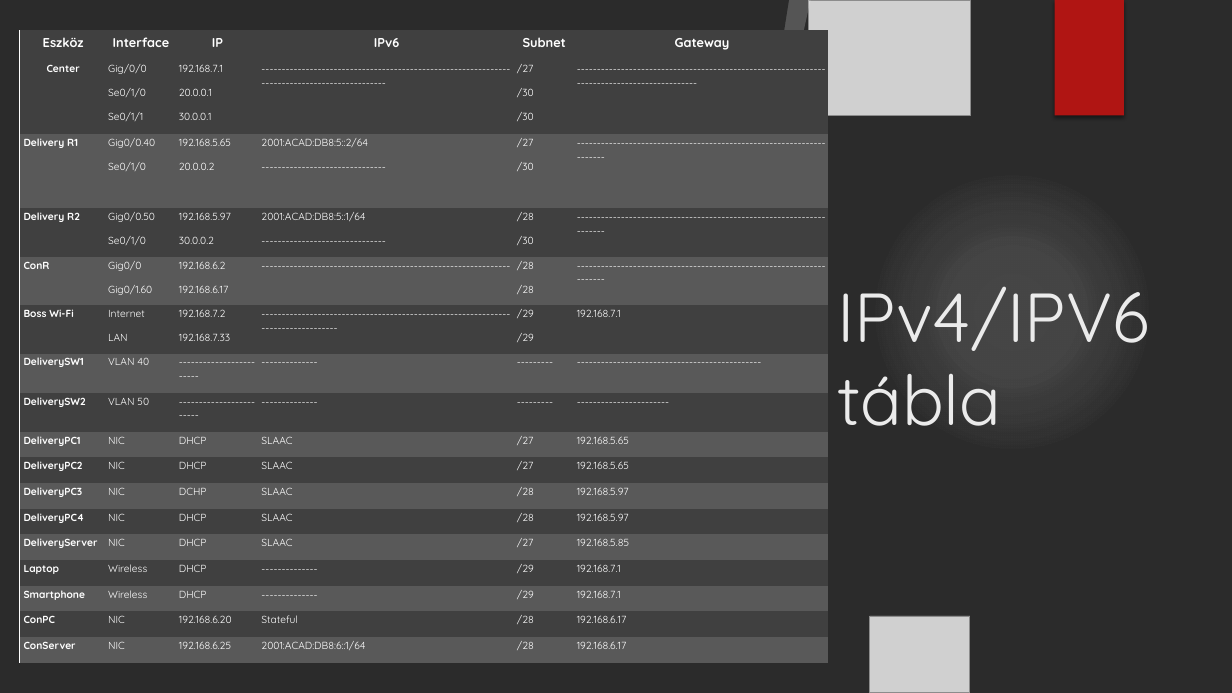
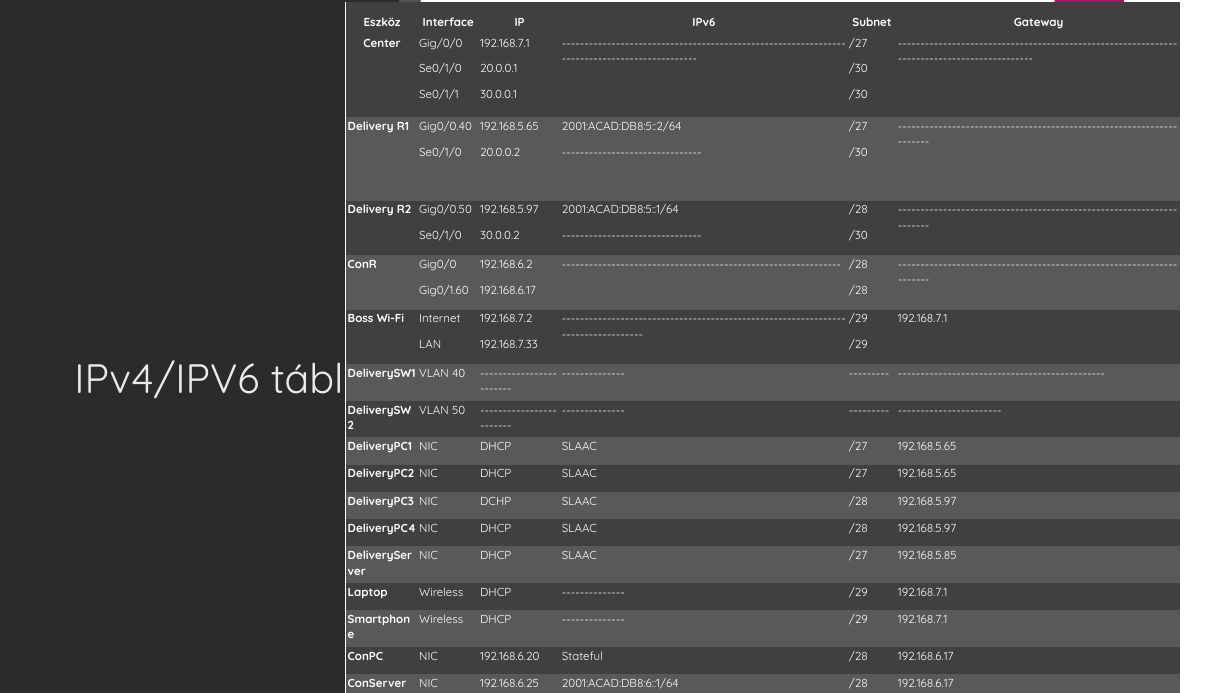
Before and after one commit to LajkaK2006/BorsodNet, a slide deck: slide 3 of Tacos KFT.pptx. Drawn at 1232x693 pixels with LibreOffice and Linux fonts; fonts in the diff are those of the drawing; grey boxes stand for pictures; background and template pictures are left out; a plain dark background stands for a picture behind light text. Boxes give left, top, right and bottom in pixels: in the first picture for what was removed or moved away, otherwise in the second. Text is boxed around its words. In the diff, an @@ line names an element or a change of style, - is before the commit and + after.

```diff
--- a/Tacos KFT.pptx
+++ b/Tacos KFT.pptx
@@ table at [346,2,1179,693] @@
@@ size 10 to 9 pt in "Eszköz", "Interface", "IP", "IPv6" and 2 more places @@
@@ size 8 to 9 pt @@
@@ table: place and size @@
-table at [19,30,828,663]
+table at [346,2,1179,693]
@@ freeform shape: place and size @@
-freeform shape at [754,0,811,375]
+freeform shape at [399,0,456,375]
@@ freeform shape: place and size @@
-freeform shape at [0,0,789,693]
+freeform shape at [421,0,1232,693]
@@ picture removed at [809,0,970,116] @@
@@ rectangle at [1055,0,1124,116]: fill #B01513 to #B31166 @@
@@ title "IPv4/IPV6 tábla": place and size @@
-title "IPv4/IPV6 tábla" at [837,286,1150,426]
+title "IPv4/IPV6 tábla" at [74,351,369,404]
@@ title "IPv4/IPV6 tábla" at [74,351,369,404]: size 54 to 32 pt; vertical alignment bottom to middle @@
@@ ellipse at [870,169,1154,454]: fill gradient #F3F3F3 to gradient #9B6BF2 @@
@@ ellipse removed at [870,169,1154,454] @@
@@ picture removed at [0,270,408,693] @@
@@ picture removed at [0,292,153,531] @@
@@ picture removed at [870,616,970,693] @@
```
Also in this commit, not shown: 16 other slides changed, 3 slides added, 1 slide removed.
